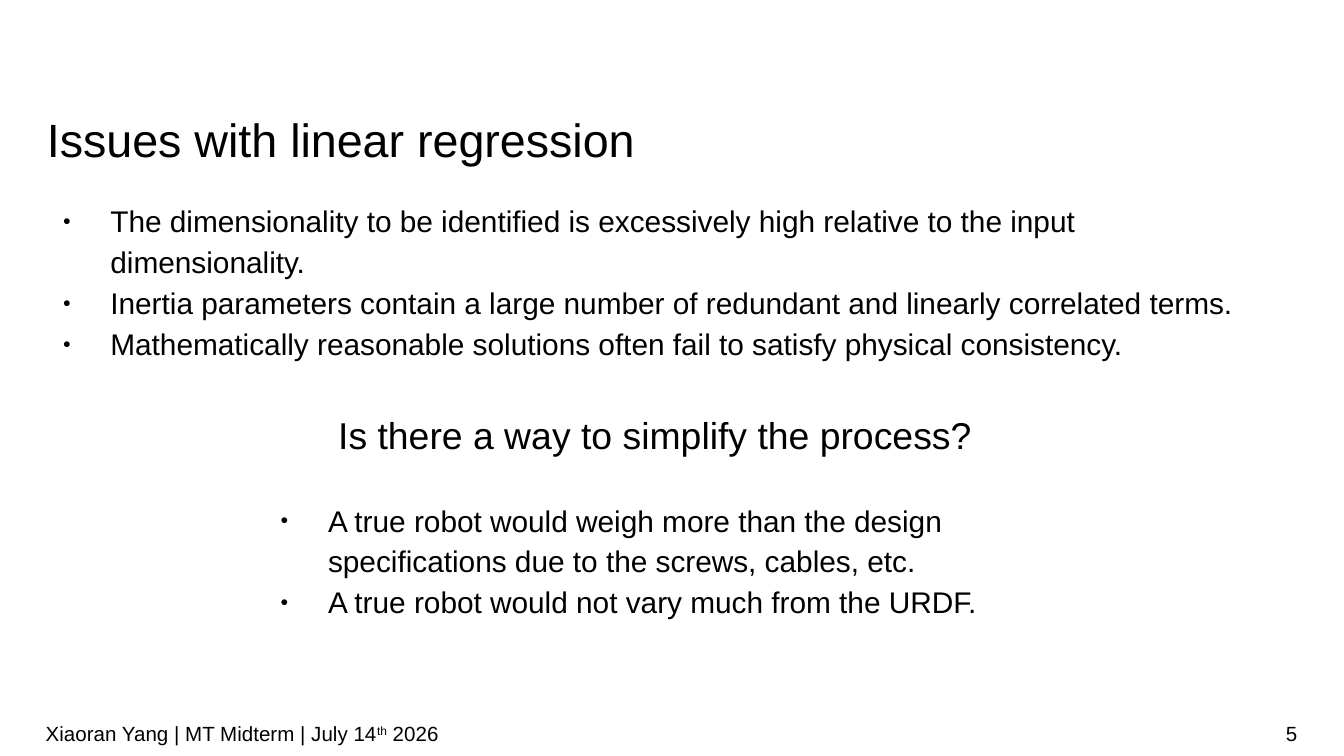
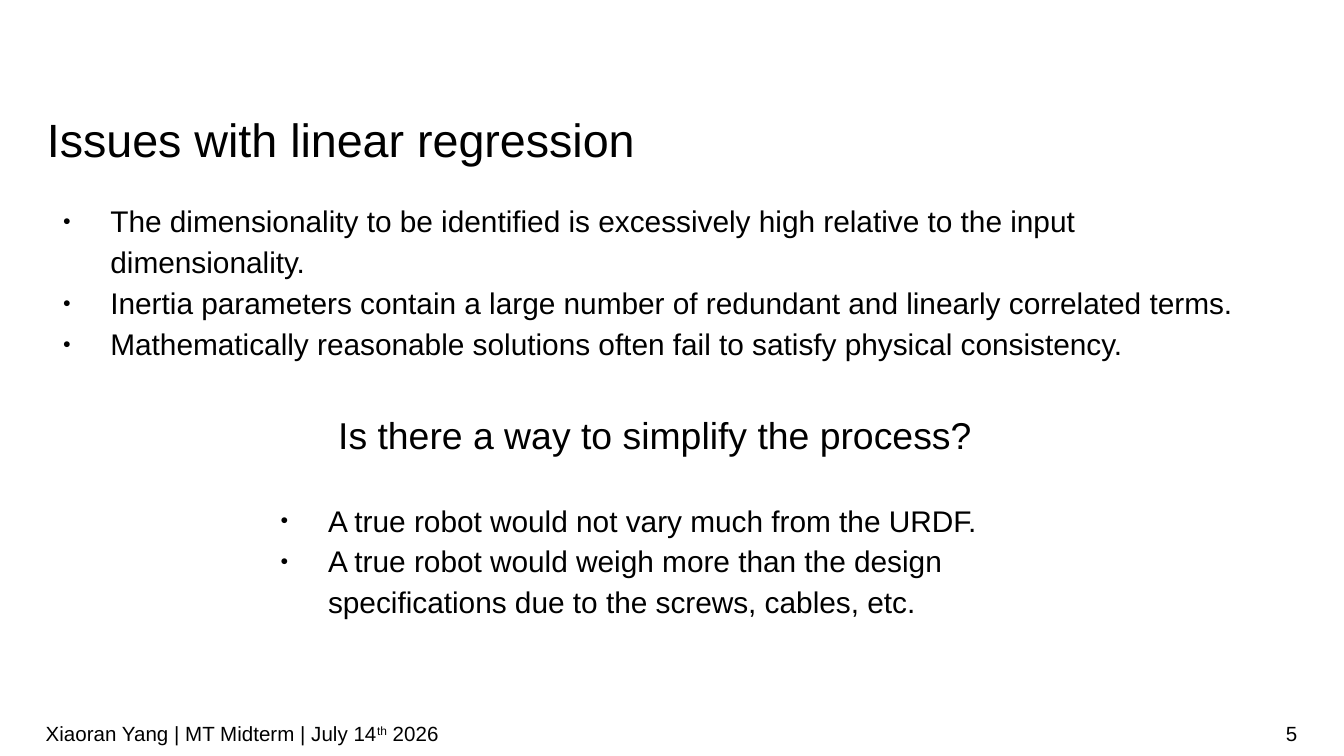
Before and after one commit to IDoccupled/identification, a slide deck: slide 5 of presentation/Midterm.odp. Drawn at 1344x756 pixels with LibreOffice and Linux fonts; fonts in the diff are those of the drawing; background and template pictures are left out. Boxes give left, top, right and bottom in pixels: in the first picture for what was removed or moved away, otherwise in the second. Text is boxed around its words. In the diff, an @@ line names an element or a change of style, - is before the commit and + after.

```diff
--- a/presentation/Midterm.odp
+++ b/presentation/Midterm.odp
@@ text at (328,510,977,537): paragraph added @@
+● A true robot would not vary much from the URDF.
@@ text at (328,591,977,619): paragraph removed @@
-● A true robot would not vary much from the URDF.
```
Also in this commit, not shown: 5 other slides changed, 1 slide added.
